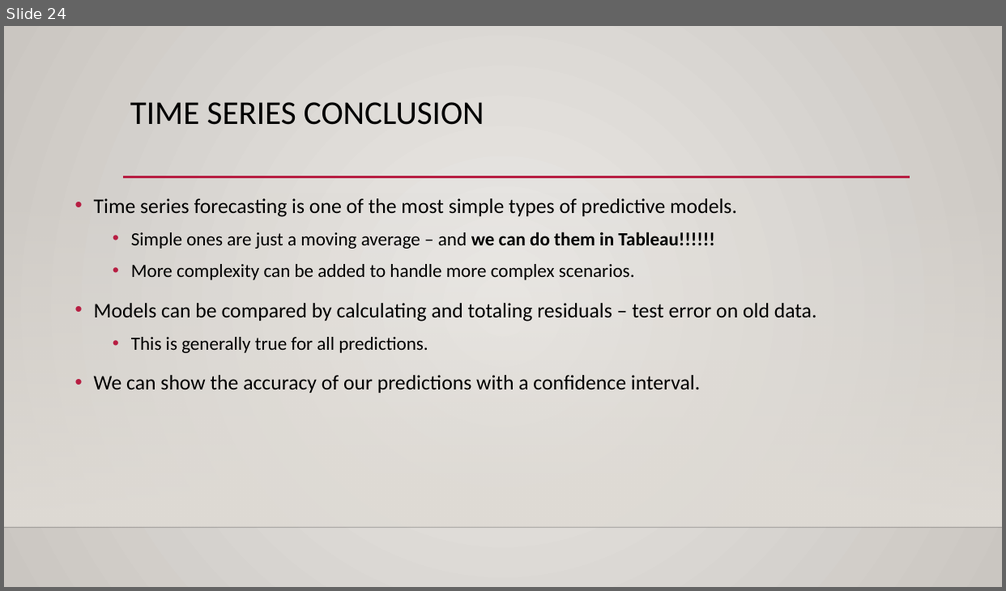
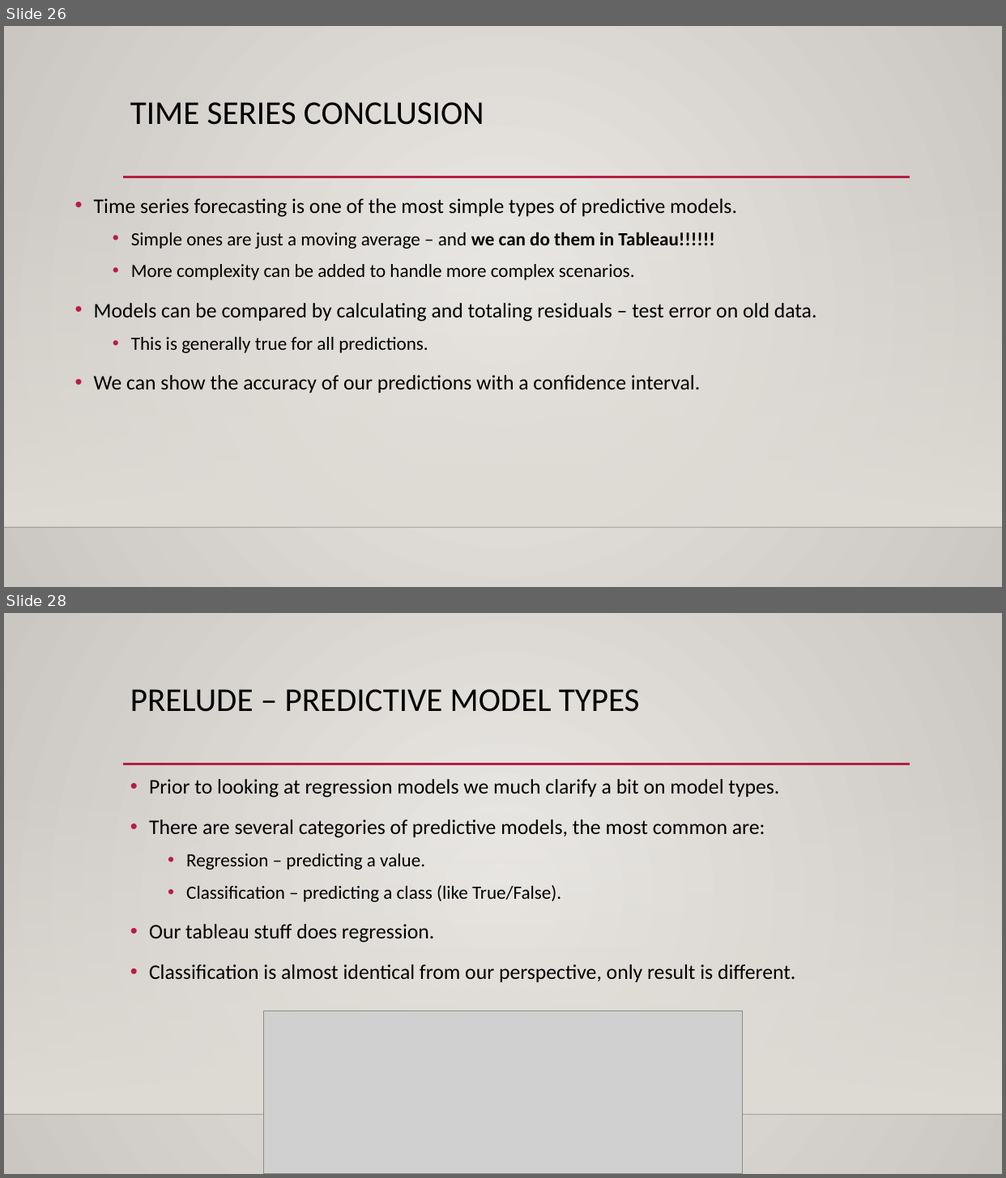
Before and after one commit to AkeemSemper/ml_datasets, a slide deck: slides/TimeSeries.pptx. Shown one above the other, each under a label of ours: slide 24 before the commit, slides 26 and 28 after it; the slides between them are not shown. The pictures are 1006x591 and 1006x1178 pixels, drawn with LibreOffice and Linux fonts; fonts in the diff are those of the drawing; grey boxes stand for pictures; background and template pictures are left out. Boxes give left, top, right and bottom in pixels: in the first picture for what was removed or moved away, otherwise in the second. Text is boxed around its words. In the diff, an @@ line names an element or a change of style, - is before the commit and + after.

```diff
--- a/slides/TimeSeries.pptx
+++ b/slides/TimeSeries.pptx
@@ slide 28 added at bbox=[4, 613, 1002, 1174], background gradient #ECEAE7 to #CAC7C1; not listed: 3 template elements that a slide beside it also shows @@
@@ title added at bbox=[130, 689, 640, 712], 32 pt, text #000000 @@
+PRELUDE – PREDICTIVE MODEL TYPES
@@ text added at bbox=[149, 779, 795, 982], 20 pt, text #000000 @@
+• Prior to looking at regression models we much clarify a bit on model types.
+• There are several categories of predictive models, the most common are:
+  • Regression – predicting a value.
+  • Classification – predicting a class (like True/False).
+• Our tableau stuff does regression.
+• Classification is almost identical from our perspective, only result is different.
@@ picture added at bbox=[264, 1012, 742, 1174] @@
@@ what was slide 24 is now slide 26 @@
```
Also in this commit, not shown: 1 slide changed, 15 other slides added, 1 slide removed, 1 other file.
